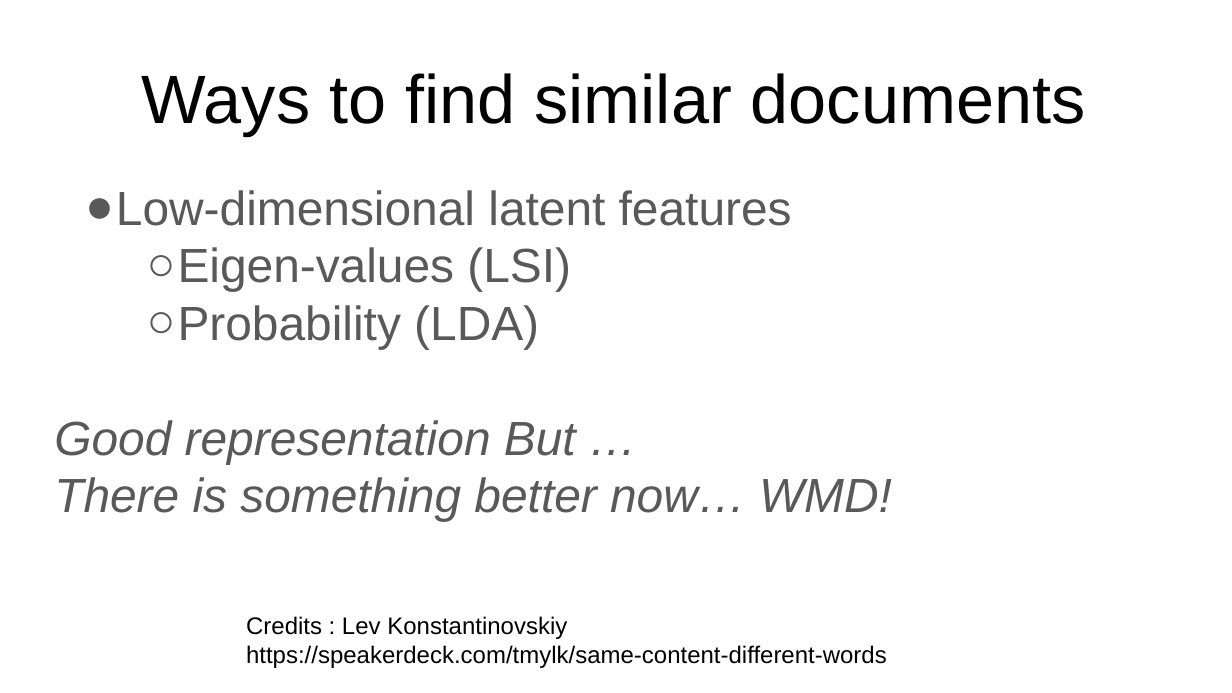
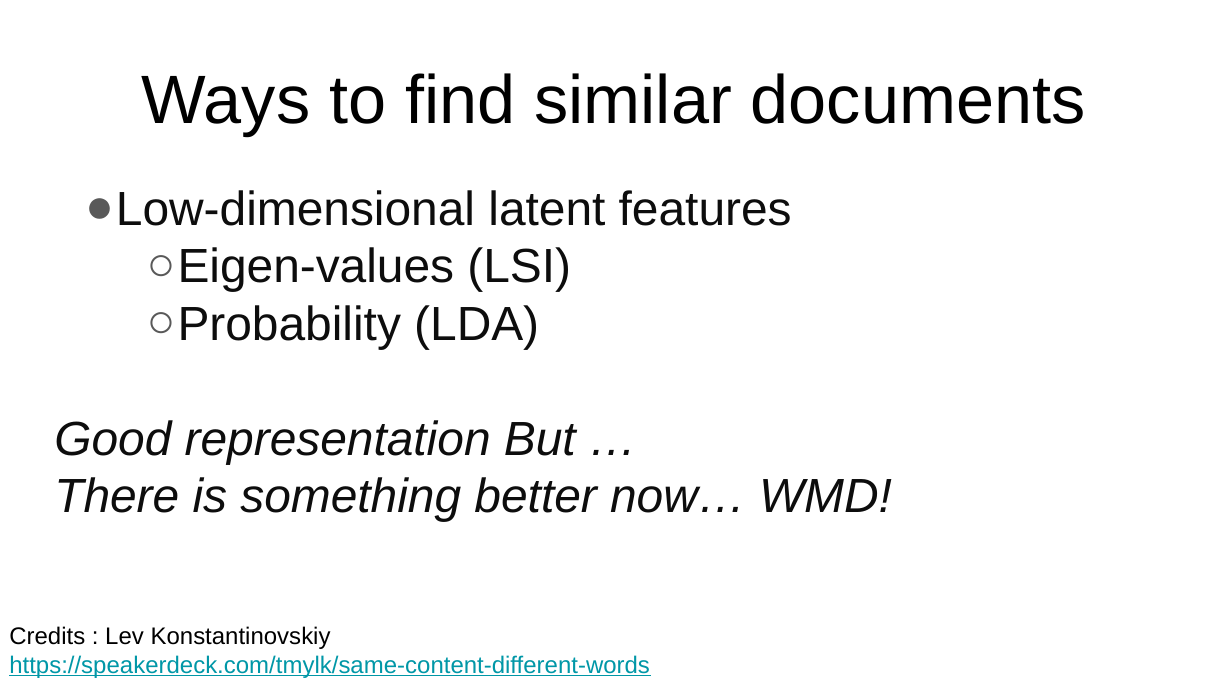
Before and after one commit to RishabGoel/pycon_india_slides, a slide deck: slide 4 of WMD_pycon_slides_2016.pptx. Drawn at 1232x693 pixels with LibreOffice and Linux fonts; fonts in the diff are those of the drawing. Boxes give left, top, right and bottom in pixels: in the first picture for what was removed or moved away, otherwise in the second. Text is boxed around its words. In the diff, an @@ line names an element or a change of style, - is before the commit and + after.

```diff
--- a/WMD_pycon_slides_2016.pptx
+++ b/WMD_pycon_slides_2016.pptx
@@ subtitle "Low-dimensional latent features" at (54, 190, 892, 522): text colour #595959 to #0D0D0D @@
@@ text "Credits : Lev Konstantinovskiy": place and size @@
-text "Credits : Lev Konstantinovskiy" at (246, 616, 887, 668)
+text "Credits : Lev Konstantinovskiy" at (9, 626, 650, 678)
@@ text at (9, 655, 650, 678): text colour #000000 to #0097A7, underline on in "https://speakerdeck.com/tmylk/same-content-different-words" @@
```
Also in this commit, not shown: 5 other slides changed, 1 slide added, 1 other file.
